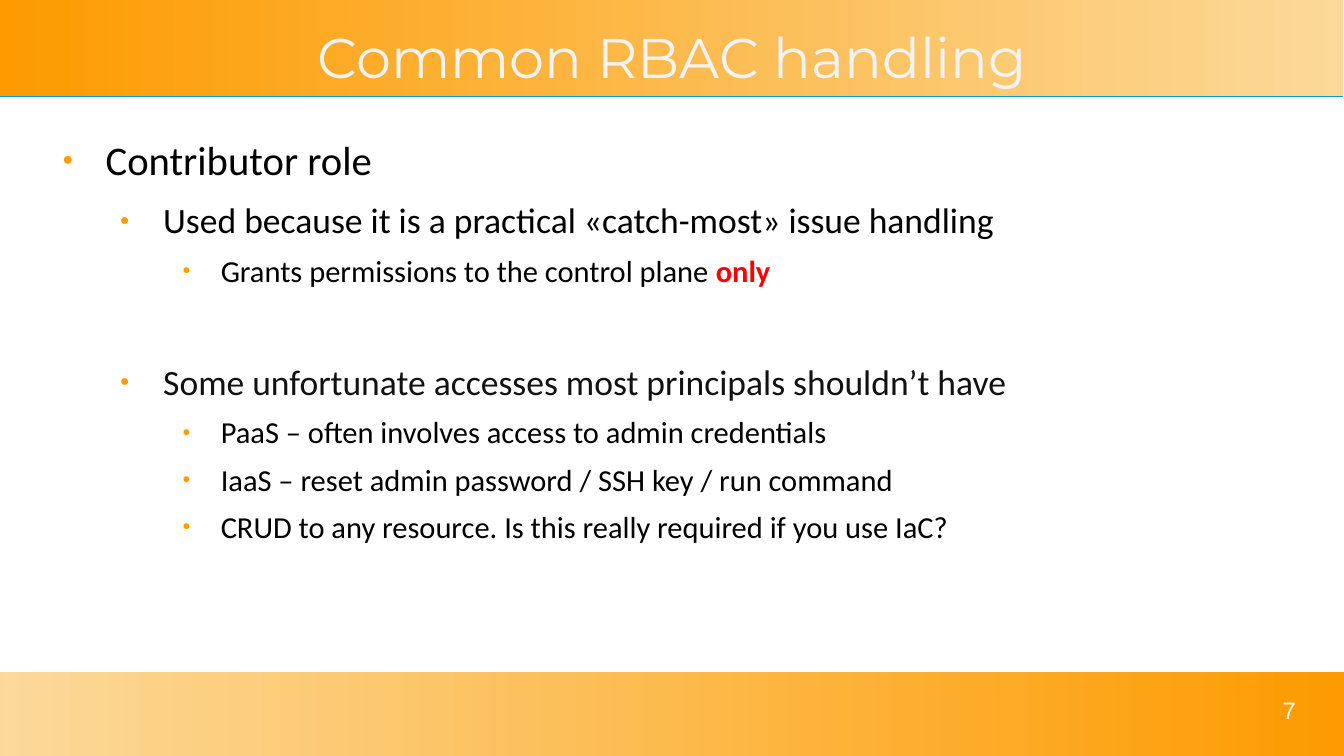
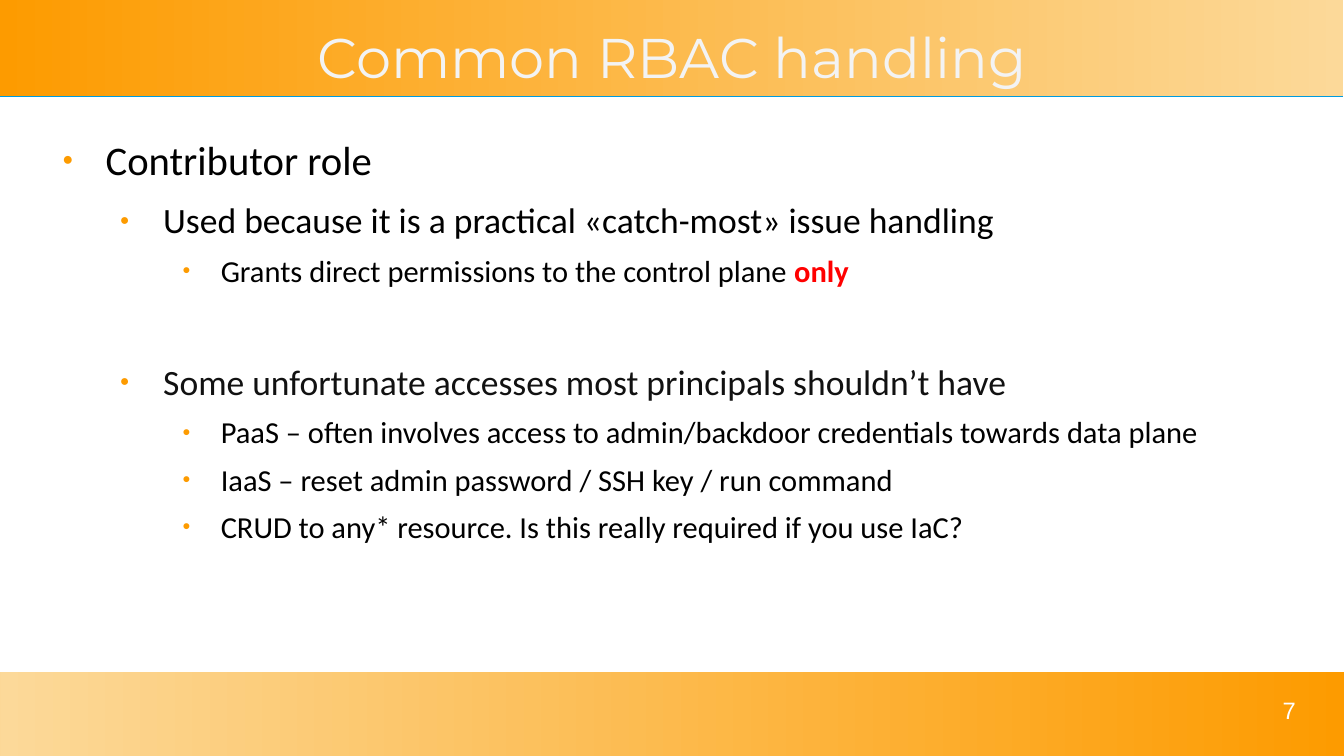
Before and after one commit to solomson/solom.tech, a slide deck: slide 7 of assets/talks/reducing-azure-risk.odp. Drawn at 1344x756 pixels with LibreOffice and Linux fonts; fonts in the diff are those of the drawing. Boxes give left, top, right and bottom in pixels: in the first picture for what was removed or moved away, otherwise in the second. Text is boxed around its words. In the diff, an @@ line names an element or a change of style, - is before the commit and + after.

```diff
--- a/assets/talks/reducing-azure-risk.odp
+++ b/assets/talks/reducing-azure-risk.odp
@@ text at (x1=221, y1=260, x2=849, y2=287): text changed @@
-    ● Grants permissions to the control plane only
+    ● Grants direct permissions to the control plane only
@@ text at (x1=221, y1=422, x2=1198, y2=448): text changed @@
-    ● PaaS – often involves access to admin credentials
+    ● PaaS – often involves access to admin/backdoor credentials towards data plane
@@ text at (x1=221, y1=516, x2=963, y2=543): text changed @@
-    ● CRUD to any resource. Is this really required if you use IaC?
+    ● CRUD to any* resource. Is this really required if you use IaC?
```
Also in this commit, not shown: 6 other slides changed, 1 slide added, 1 other file.
